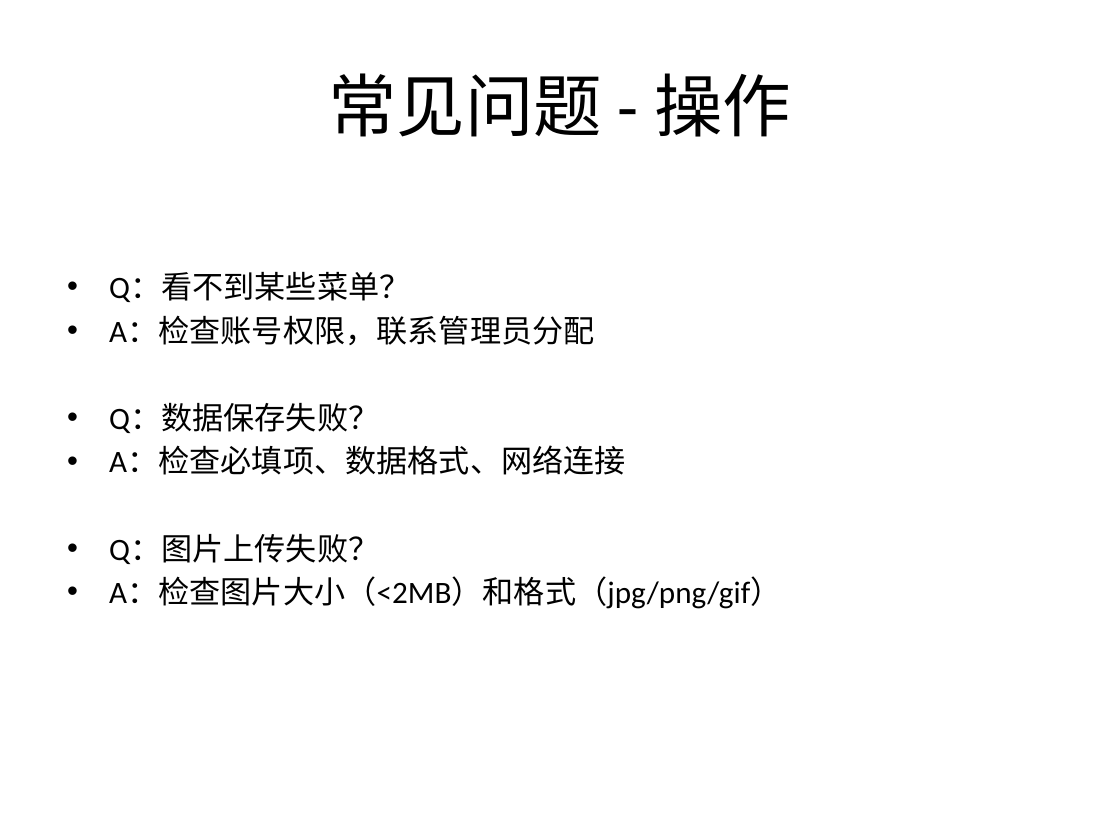
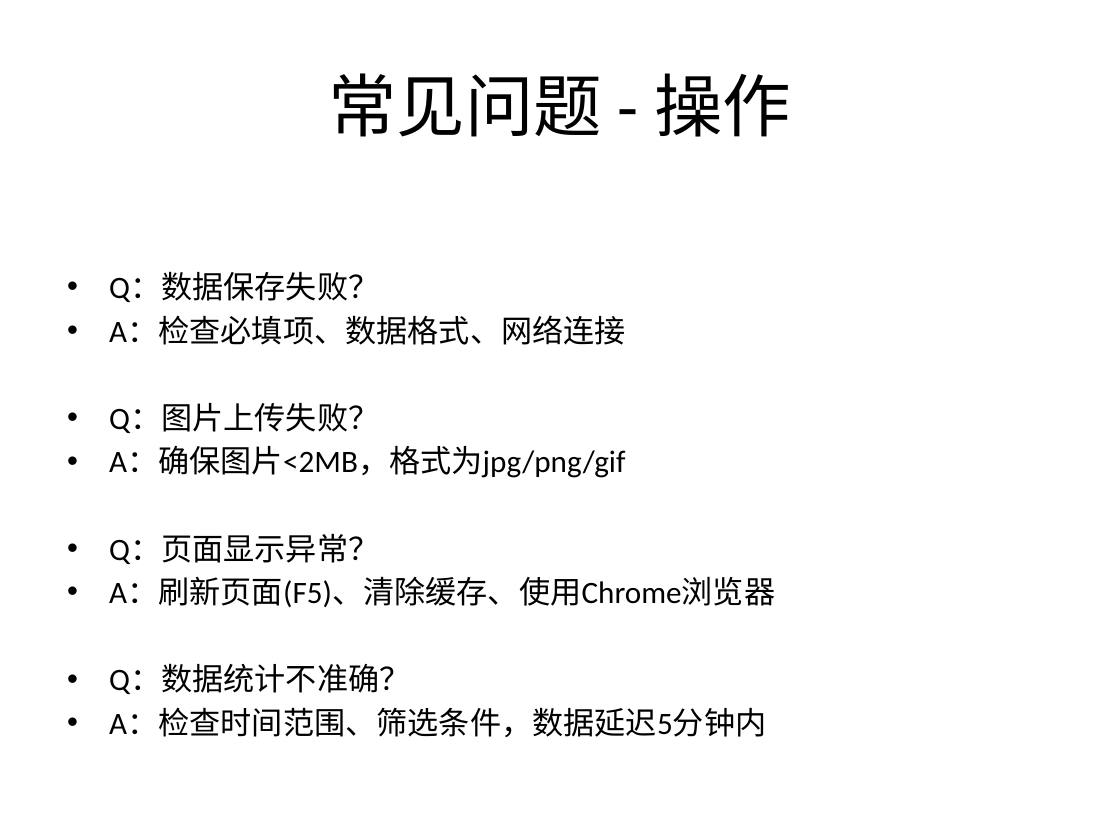
Before and after one commit to ctrlaomao/bjstarfish, a slide deck: slide 15 of 非雪季系统培训PPT.pptx (slide 30 before the commit). Drawn at 1120x840 pixels with LibreOffice and Linux fonts; fonts in the diff are those of the drawing. Boxes give left, top, right and bottom in pixels: in the first picture for what was removed or moved away, otherwise in the second. Text is boxed around its words. In the diff, an @@ line names an element or a change of style, - is before the commit and + after.

```diff
--- a/非雪季系统培训PPT.pptx
+++ b/非雪季系统培训PPT.pptx
@@ text at <box>109,272,594,345</box>: paragraphs removed @@
-• Q：看不到某些菜单？
-• A：检查账号权限，联系管理员分配
@@ text at <box>109,446,775,737</box>: text changed @@
-• A：检查图片大小（<2MB）和格式（jpg/png/gif）
+• A：确保图片<2MB，格式为jpg/png/gif
+• Q：页面显示异常？
+• A：刷新页面(F5)、清除缓存、使用Chrome浏览器
+• Q：数据统计不准确？
+• A：检查时间范围、筛选条件，数据延迟5分钟内
```
Also in this commit, not shown: 13 other slides changed, 4 slides added, 17 slides removed, 23 other files.
